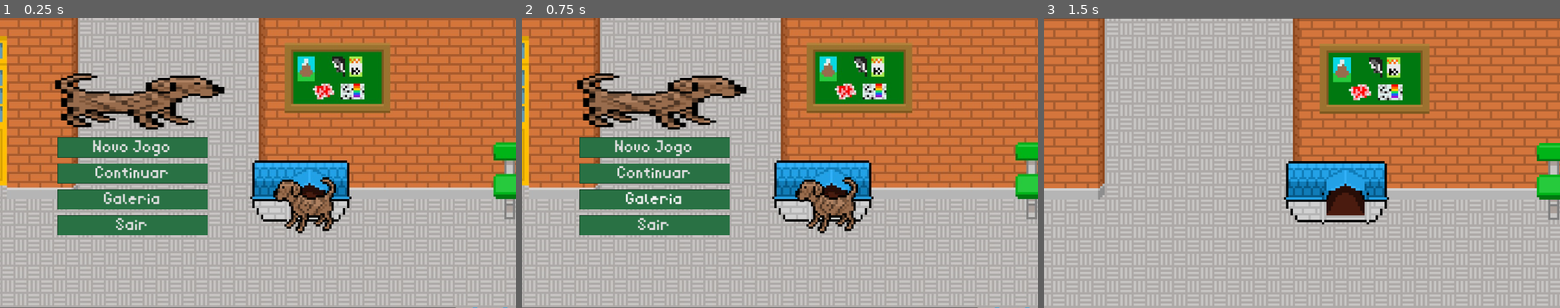
Above: before the commit, frames 1-3 (left to right).
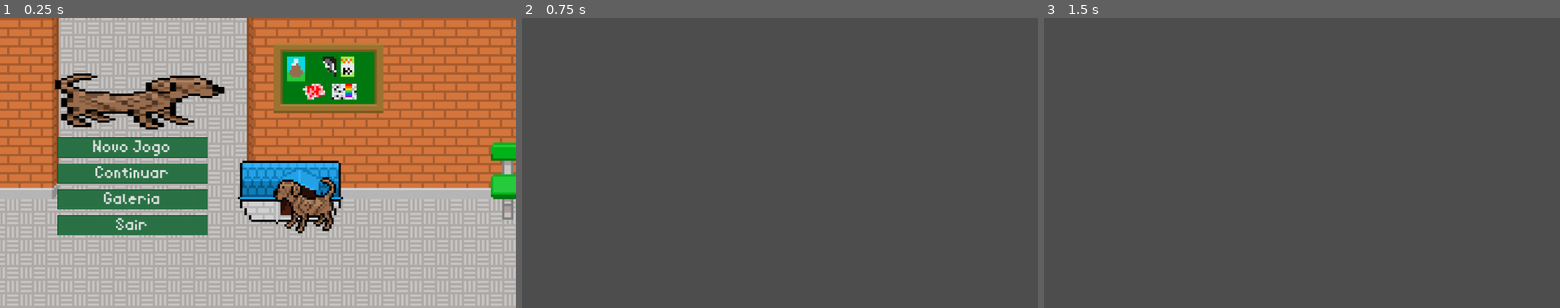
Above: after the commit, the same moments.

Repository: vlcanesin/Chico-PET-Jam
Game: Godot game, scene res://menu/menu.tscn
Two runs of this game, one before a commit and one after it. Both use one fixed random seed, a clock stepped at 60 frames per second and the inputs below. This scene is started directly instead of the project's main scene.
Inputs (mouse positions are in pixels of both pictures, inside the frame that each line leads up to):
- Up to frame 1 (0.25 s): no input
- Up to frame 2 (0.75 s): click "Galeria" at 0.5 s
- Up to frame 3 (1.5 s): click (1178, 148) at 1.25 s, where only the run before the commit has a clickable "Novo Jogo"

The runs differ from the first frame. In frame 1, 25% of the frame differs, in the area x 0-100%, y 0-100%; in frame 2, 100%; in frame 3, 100%.

Commit message:
Menu com interface pronta
"Novo jogo" leva pro spawn do Chico, "galeria" leva pra tela onde são os achievements e "sair" sai do jogo

Diff:
--- /dev/null
+++ b/locais/achievements.tscn
@@ -0,0 +1,9 @@
+[gd_scene format=3 uid="uid://dq65wadflv8ia"]
+
+[node name="Achievements" type="Control"]
+layout_mode = 3
+anchors_preset = 15
+anchor_right = 1.0
+anchor_bottom = 1.0
+grow_horizontal = 2
+grow_vertical = 2
--- a/locais/spawnFisicaLetras.tscn
+++ b/locais/spawnFisicaLetras.tscn
@@ -5,6 +5,6 @@
 [node name="SpawnFisicaLetras" type="Node2D"]
 
 [node name="Spawn" type="Sprite2D" parent="."]
-position = Vector2(88, 325)
-scale = Vector2(1, 1.00938)
+position = Vector2(84, 324.25)
+scale = Vector2(1, 1.01328)
 texture = ExtResource("1_1oi8u")
--- a/menu/menu.gd
+++ b/menu/menu.gd
@@ -20,7 +20,7 @@
 
 
 func _on_galeria_botao_pressed():
-	pass # Replace with function body.
+	get_tree().change_scene_to_file("res://locais/achievements.tscn")
 
 
 func _on_sair_botao_pressed():
--- a/menu/menu.tscn
+++ b/menu/menu.tscn
@@ -17,10 +17,10 @@
 
 [node name="fundoMenu" type="TextureRect" parent="."]
 layout_mode = 2
-offset_right = 1152.0
+offset_left = -56.0
+offset_right = 1163.0
 offset_bottom = 648.0
 texture = ExtResource("6_loo0f")
-expand_mode = 2
 
 [node name="Chico" type="TextureRect" parent="."]
 layout_mode = 2
Binary file changed: assets/sprites/localidades/spawnMenu.png
